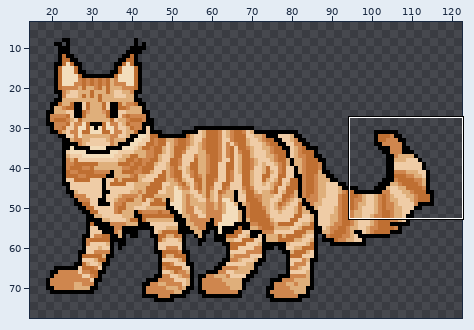
Edited in one commit: pixel-art file (kissapeli_anna.aseprite). The picture above shows the old version from afar; the outline marks the close-up.
Close-up. The starting point:
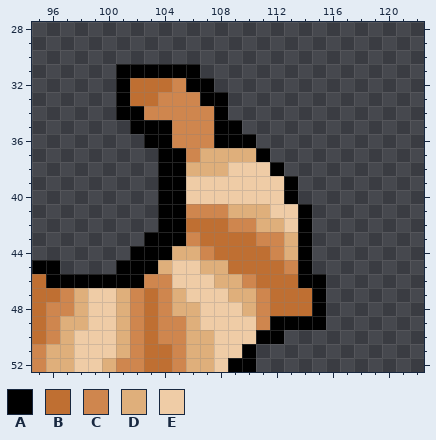
152x78 pixels, 1 frame. Shown: x 95..122, y 28..52. The wide view leaves out empty margins.
Palette (. is transparent): A #000000  B #bf6f32  C #cf864e  D #dfaf7b  E #efcca6
Pixels before, first column x 95:
31 ......AAAAAA.........
32 ......ABBBCAA........
33 ......ABBCCCAA.......
34 ......AACCCCCA.......
35 .......AAACCCAA......
36 ........AACCCAAA.....
37 .........AACDDDDA....
38 .........AADDDEEEA...
39 .........AAEEEEEEEA..
40 .........AAEEEEEEEA..
41 .........AACCCDDDEEA.
42 .........AABBBCCDDEA.
43 ........AAACBBBBCCDA.
44 .......AAADDCBBBBCDA.
45 AA....AAADEEDDBBBBCA.
46 BAAAAAAACCEEEDDCBBBAA
47 BBCDEEDCBCDEEEDDCBBBA
48 BCCDEEDCBCDDEEEDCBBBA
49 BCDDEEDCBCCDEEEECAAAA
50 BCDEEEDCBCCDDEEEAA...
51 CDDEEEDCBBCDDEEA.....
52 CDDEEDCCBBCDDEAA.....
After the commit:
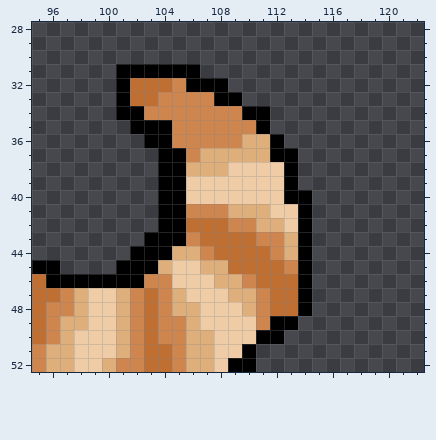
From old to new:
y 32: x 108 . -> A
y 33: x 107 A -> C; x 109 . -> A
y 34: x 108..111 A... -> CCAA
y 35: x 108..111 AA.. -> CCCA
y 36: x 108..112 AAA.. -> CCDDA
y 37: x 111..113 A.. -> DAA
y 38: x 112..113 A. -> EA
y 40: x 114 . -> A
y 46: x 115 A -> .
y 47..48: x 114..115 BA -> A.
y 49: x 114..115 AA -> ..
Boxes around the changes in both close-ups, in picture pixels (x1, y1, x2, y2):
changed: (200, 78, 312, 204)
changed: (298, 274, 326, 330)
